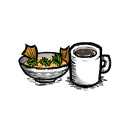
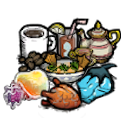
Layers edited between the first and the second 127px x 127px image:
added layer "wormlight.png" above "dragoonheart.png" over [73, 60, 118, 105]
added layer "dragoonheart.png" above "rainbowjellyfish_dead.png" over [38, 70, 86, 118]
added layer "rainbowjellyfish_dead.png" above "tropicalbouillabaisse.png" over [3, 65, 50, 110]
moved "tropicalbouillabaisse.png" above "coffeebeans_cooked.png", painted on it over [16, 41, 92, 91]
added layer "coffeebeans_cooked.png" above "coffee.png" over [16, 49, 72, 82]
painted on "coffee.png" over [16, 22, 114, 93]
added layer "tea.png" above "icedtea.png" over [65, 19, 121, 72]
added layer "icedtea.png" over [45, 17, 90, 70]
